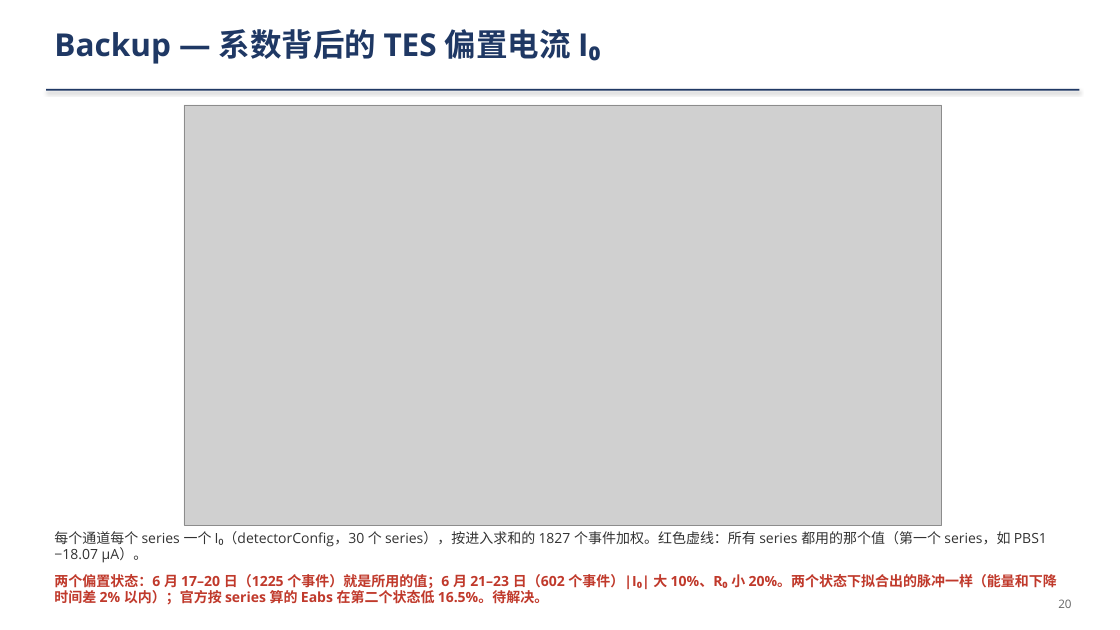
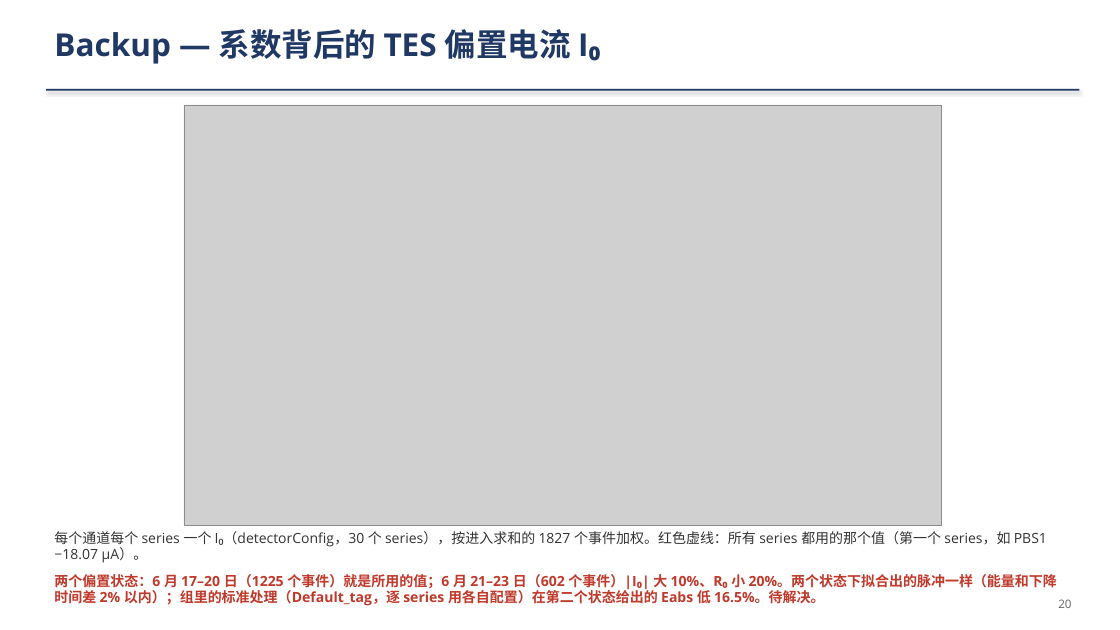
Before and after one commit to ZhihengLi0/urop, a slide deck: slide 20 of snolab_run4_phonon_pulse_analysis/collection_efficiency/presentation/SNOLAB_R4_collection_efficiency_20260910_zh.pptx. Drawn at 1120x630 pixels with LibreOffice and Linux fonts; fonts in the diff are those of the drawing; grey boxes stand for pictures. Boxes give left, top, right and bottom in pixels: in the first picture for what was removed or moved away, otherwise in the second. Text is boxed around its words. In the diff, an @@ line names an element or a change of style, - is before the commit and + after.

```diff
--- a/snolab_run4_phonon_pulse_analysis/collection_efficiency/presentation/SNOLAB_R4_collection_efficiency_20260910_zh.pptx
+++ b/snolab_run4_phonon_pulse_analysis/collection_efficiency/presentation/SNOLAB_R4_collection_efficiency_20260910_zh.pptx
@@ text at (54, 574, 1057, 606): text changed @@
-两个偏置状态：6 月 17–20 日（1225 个事件）就是所用的值；6 月 21–23 日（602 个事件）|I₀| 大 10%、R₀ 小 20%。两个状态下拟合出的脉冲一样（能量和下降时间差 2% 以内）；官方按 series 算的 Eabs 在第二个状态低 16.5%。待解决。
+两个偏置状态：6 月 17–20 日（1225 个事件）就是所用的值；6 月 21–23 日（602 个事件）|I₀| 大 10%、R₀ 小 20%。两个状态下拟合出的脉冲一样（能量和下降时间差 2% 以内）；组里的标准处理（Default_tag，逐 series 用各自配置）在第二个状态给出的 Eabs 低 16.5%。待解决。
```
Also in this commit, not shown: 6 other files.
